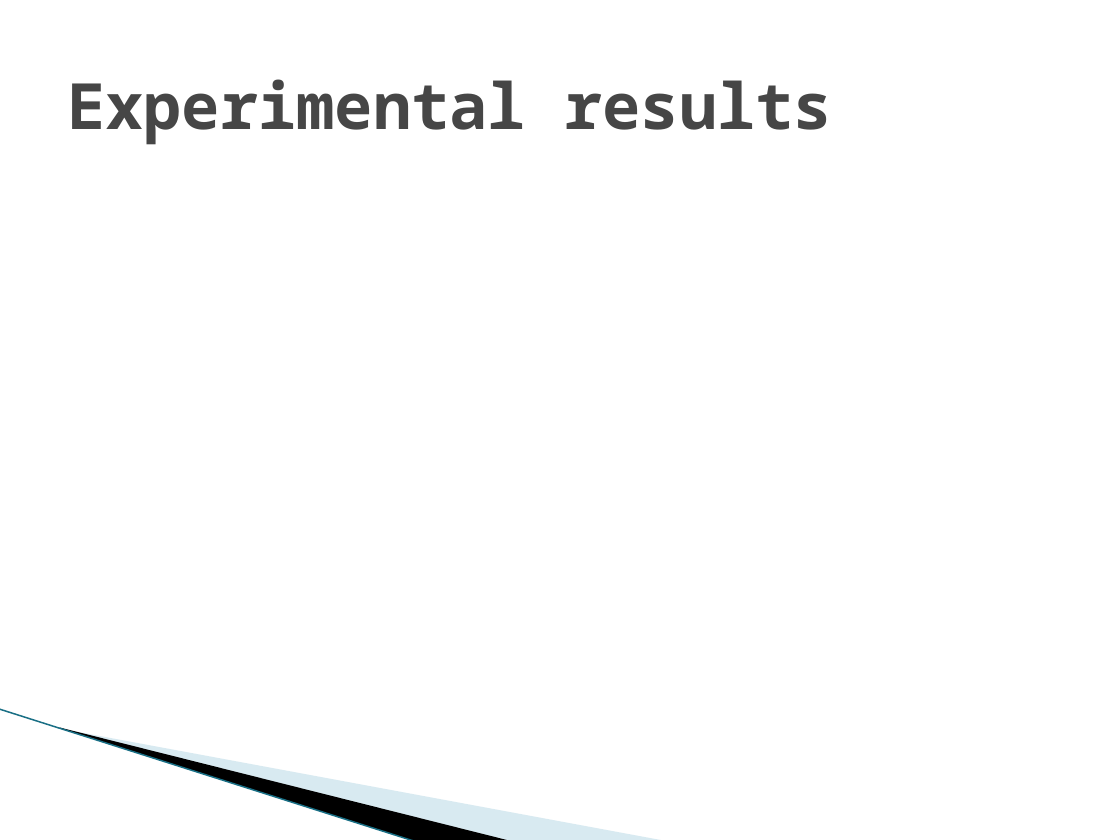
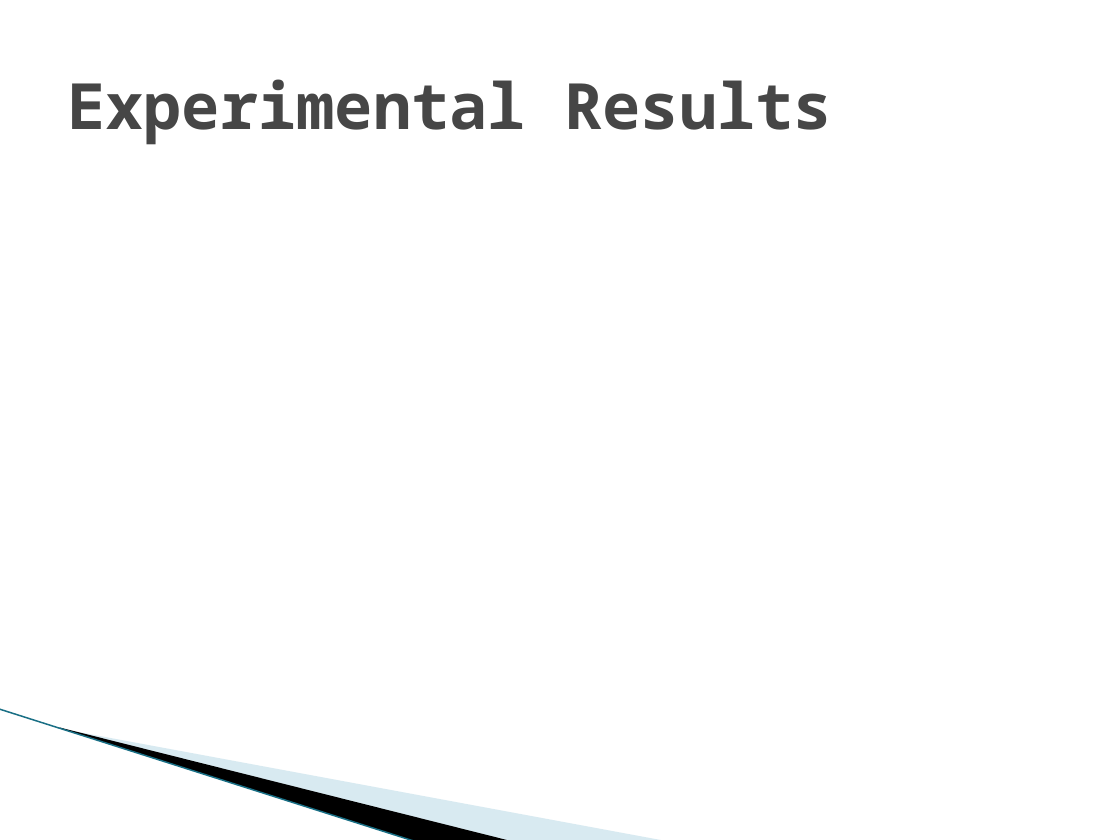
Before and after one commit to vfasburg/cse_825, a slide deck: slide 13 of Project/Final_Project_Presentation_Fasburg_Reiff_Thomas.pptx. Drawn at 1120x840 pixels with LibreOffice and Linux fonts; fonts in the diff are those of the drawing; background and template pictures are left out. Boxes give left, top, right and bottom in pixels: in the first picture for what was removed or moved away, otherwise in the second. Text is boxed around its words. In the diff, an @@ line names an element or a change of style, - is before the commit and + after.

```diff
--- a/Project/Final_Project_Presentation_Fasburg_Reiff_Thomas.pptx
+++ b/Project/Final_Project_Presentation_Fasburg_Reiff_Thomas.pptx
@@ title at <box>67,79,832,145</box>: text changed @@
-Experimental results
+Experimental Results
```
Also in this commit, not shown: 11 other slides changed, 3 slides added, 2 slides removed.
